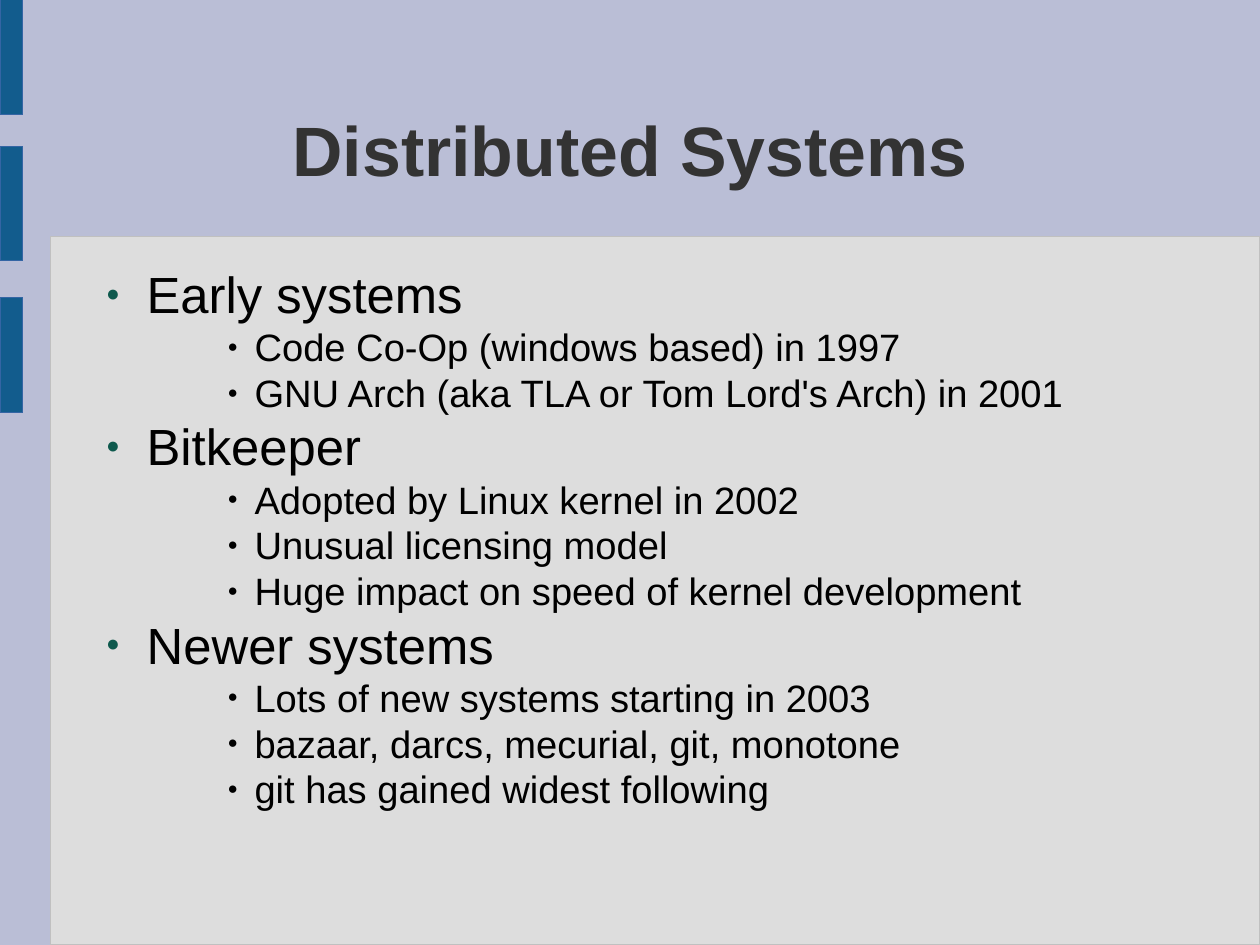
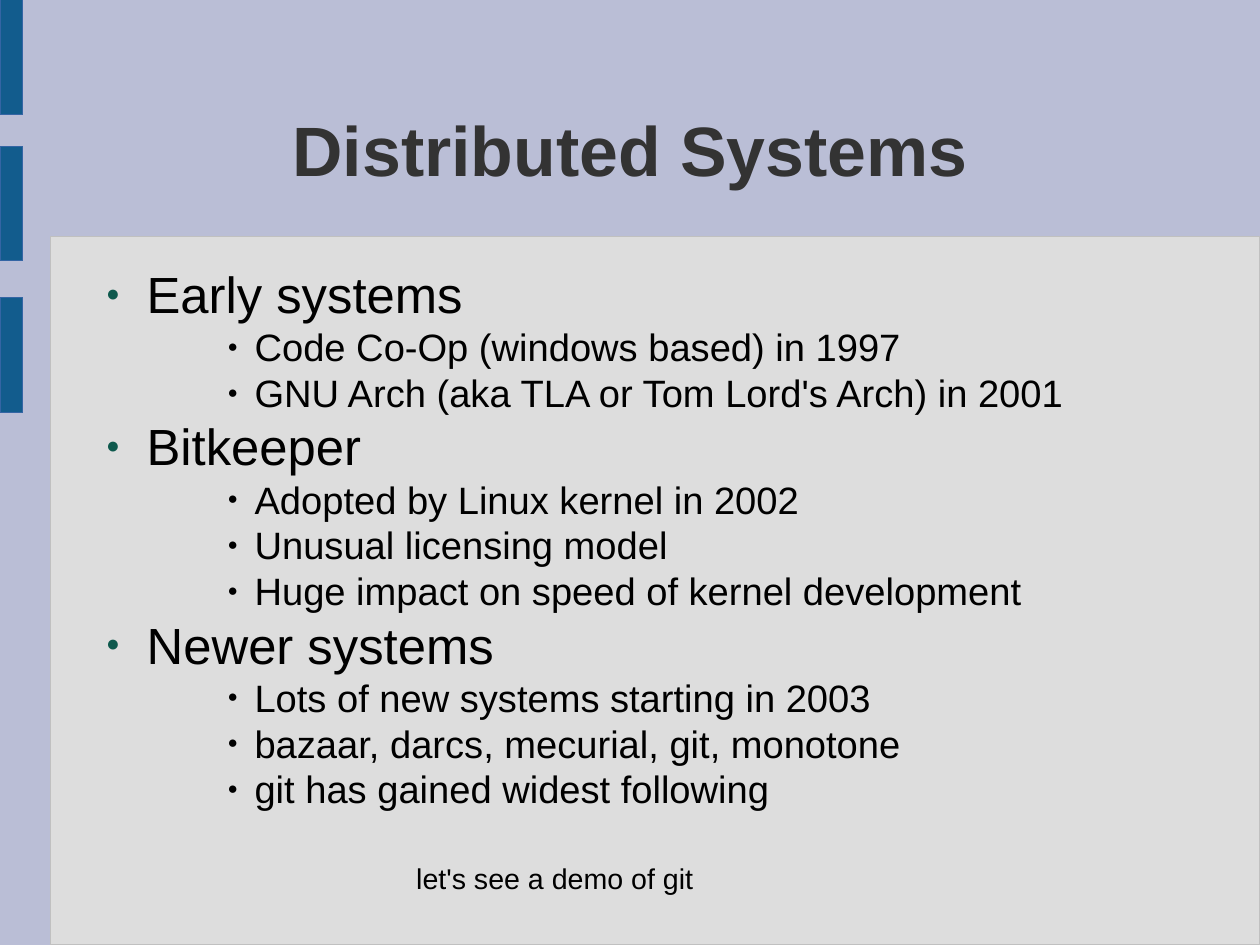
Before and after one commit to laurencesmart/comp8440, a slide deck: slide 9 of lectures/source_code_management.odp. Drawn at 1260x945 pixels with LibreOffice and Linux fonts; fonts in the diff are those of the drawing. Boxes give left, top, right and bottom in pixels: in the first picture for what was removed or moved away, otherwise in the second. Text is boxed around its words. In the diff, an @@ line names an element or a change of style, - is before the commit and + after.

```diff
--- a/lectures/source_code_management.odp
+++ b/lectures/source_code_management.odp
@@ text added at box(416, 868, 693, 894), 18 pt, text #000000 @@
+let's see a demo of git
```
Also in this commit, not shown: 2 other slides changed, 8 other files.
